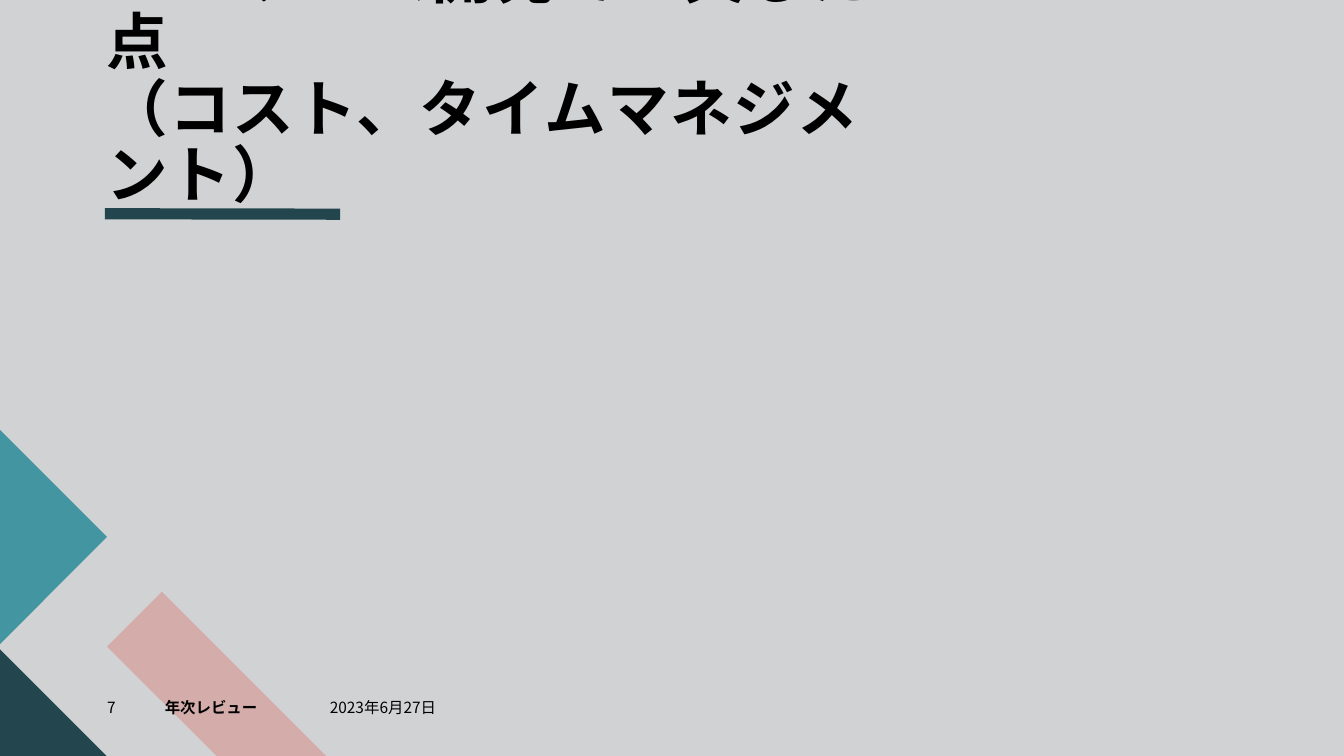
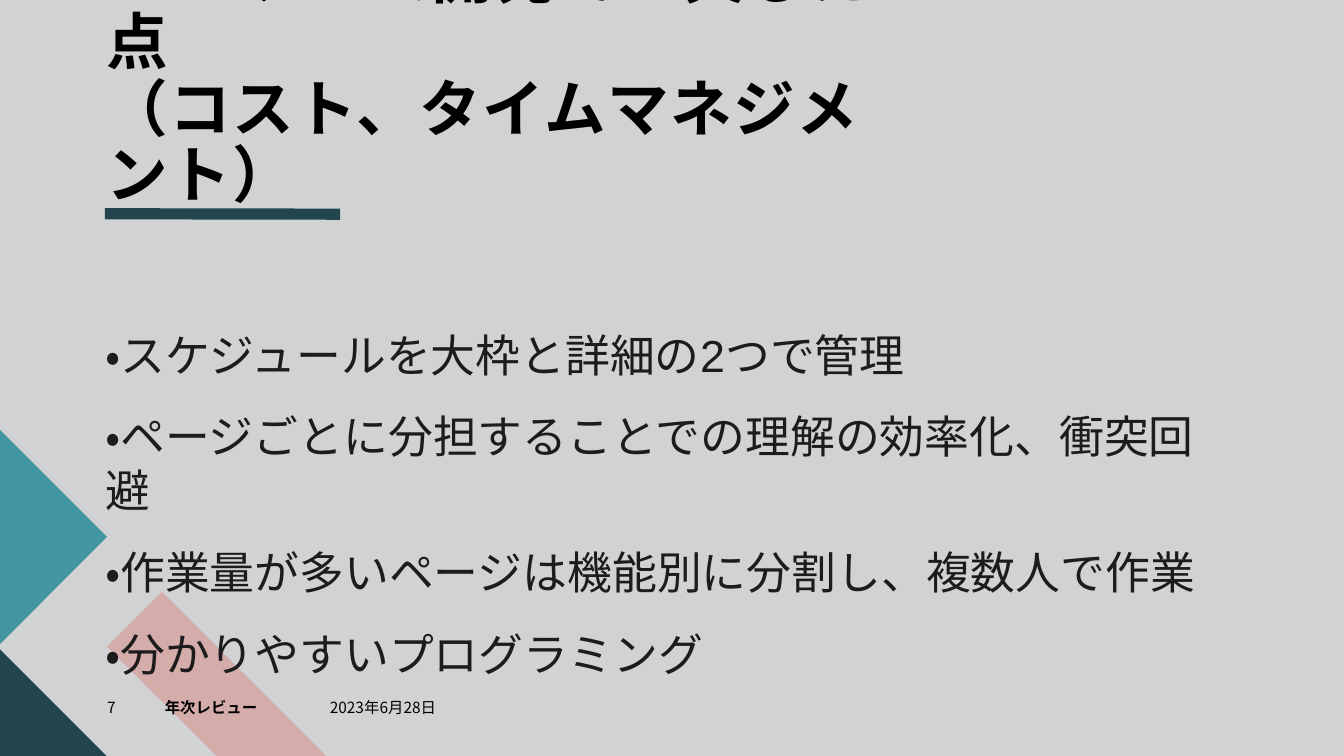
Before and after one commit to dojo2023/C-5, a slide deck: slide 7 of doc/SubsKeeper.pptx. Drawn at 1344x756 pixels with LibreOffice and Linux fonts; fonts in the diff are those of the drawing. Boxes give left, top, right and bottom in pixels: in the first picture for what was removed or moved away, otherwise in the second. Text is boxed around its words. In the diff, an @@ line names an element or a change of style, - is before the commit and + after.

```diff
--- a/doc/SubsKeeper.pptx
+++ b/doc/SubsKeeper.pptx
@@ text added at (105, 334, 1195, 682), 32 pt, text #1D1C1D @@
+・スケジュールを大枠と詳細の2つで管理
+・ページごとに分担することでの理解の効率化、衝突回避
+・作業量が多いページは機能別に分割し、複数人で作業
+・分かりやすいプログラミング
@@ text at (330, 700, 436, 715): text changed @@
-2023年6月27日
+2023年6月28日
```
Also in this commit, not shown: 16 other slides changed.
